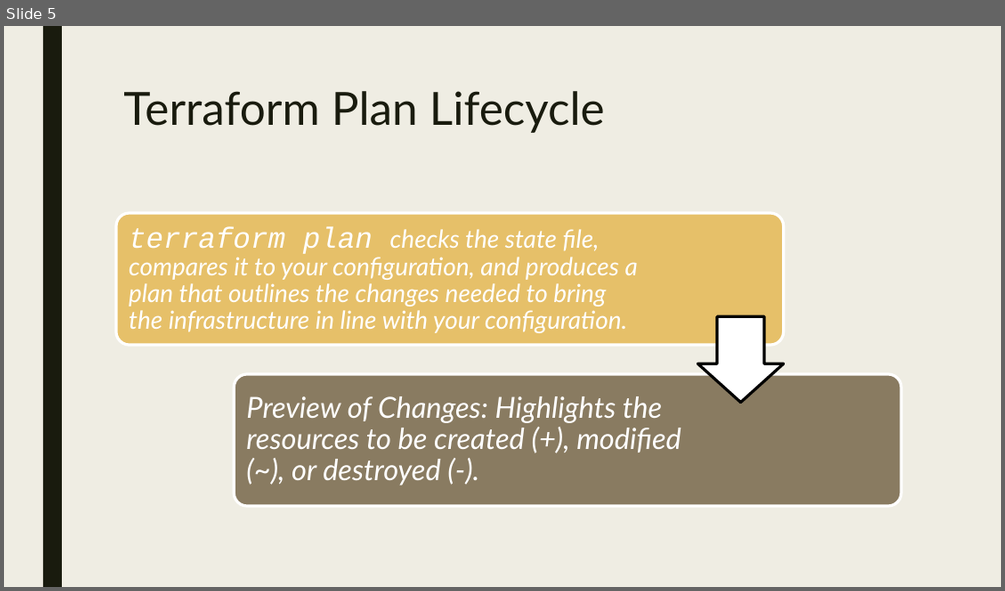
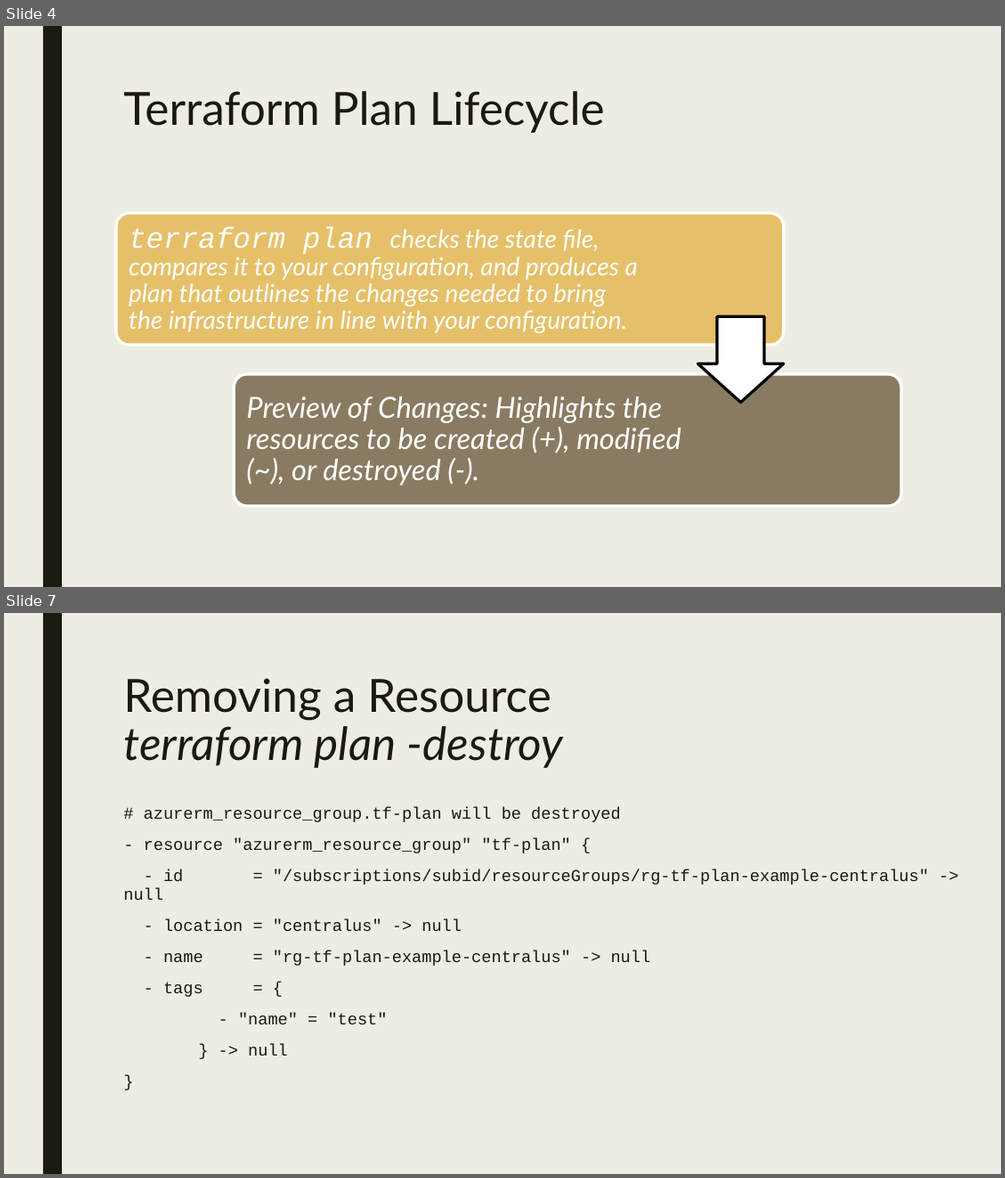
Before and after one commit to cwoodruff/terraform-workshop, a slide deck: slides/4-Provisioning Infrastructure.pptx. Shown one above the other, each under a label of ours: slide 5 before the commit, slides 4 and 7 after it; the slides between them are not shown. The pictures are 1005x591 and 1005x1178 pixels, drawn with LibreOffice and Linux fonts; fonts in the diff are those of the drawing. Boxes give left, top, right and bottom in pixels: in the first picture for what was removed or moved away, otherwise in the second. Text is boxed around its words. In the diff, an @@ line names an element or a change of style, - is before the commit and + after.

```diff
--- a/slides/4-Provisioning Infrastructure.pptx
+++ b/slides/4-Provisioning Infrastructure.pptx
@@ slide 7 added at bbox=[4, 613, 1001, 1174], background #EFEDE3; not listed: 1 template element that a slide beside it also shows @@
@@ title added at bbox=[123, 678, 563, 768], 44 pt, text #191B0E, italic @@
+Removing a Resource
+terraform plan -destroy
@@ text added at bbox=[144, 807, 929, 1055], 16 pt, text #191B0E @@
+# azurerm_resource_group.tf-plan will be destroyed
+- resource "azurerm_resource_group" "tf-plan" {
+- id = "/subscriptions/subid/resourceGroups/rg-tf-plan-example-centralus" -> null
+- location = "centralus" -> null
+- name = "rg-tf-plan-example-centralus" -> null
+- tags = {
+- "name" = "test"
+} -> null
+}
@@ what was slide 5 is now slide 4 @@
```
Also in this commit, not shown: 1 slide changed, 3 other slides added, 2 other files.
